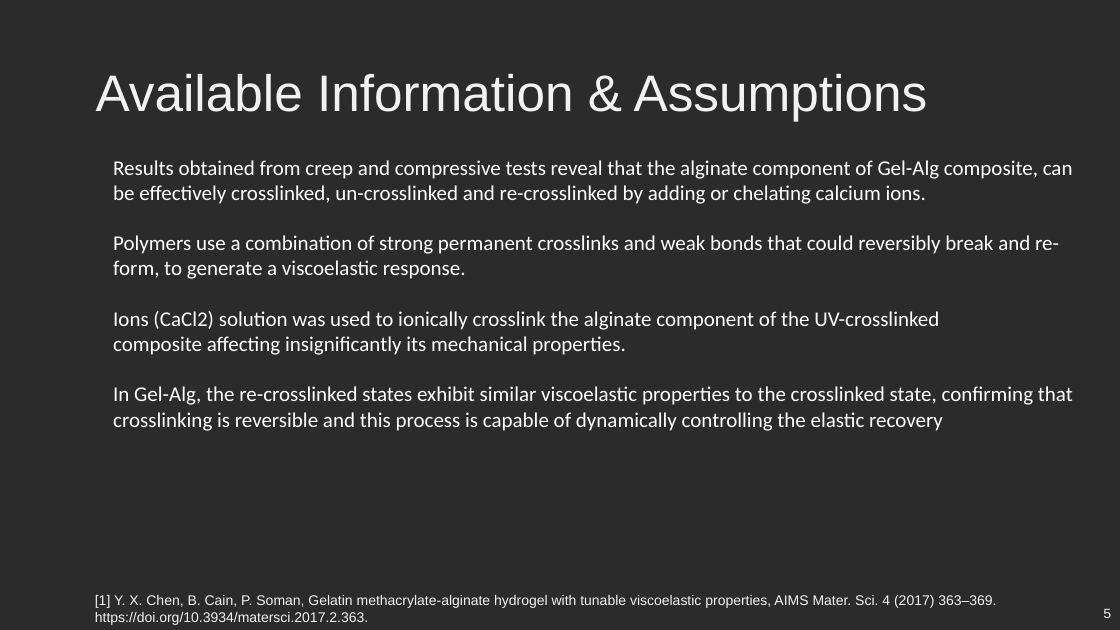
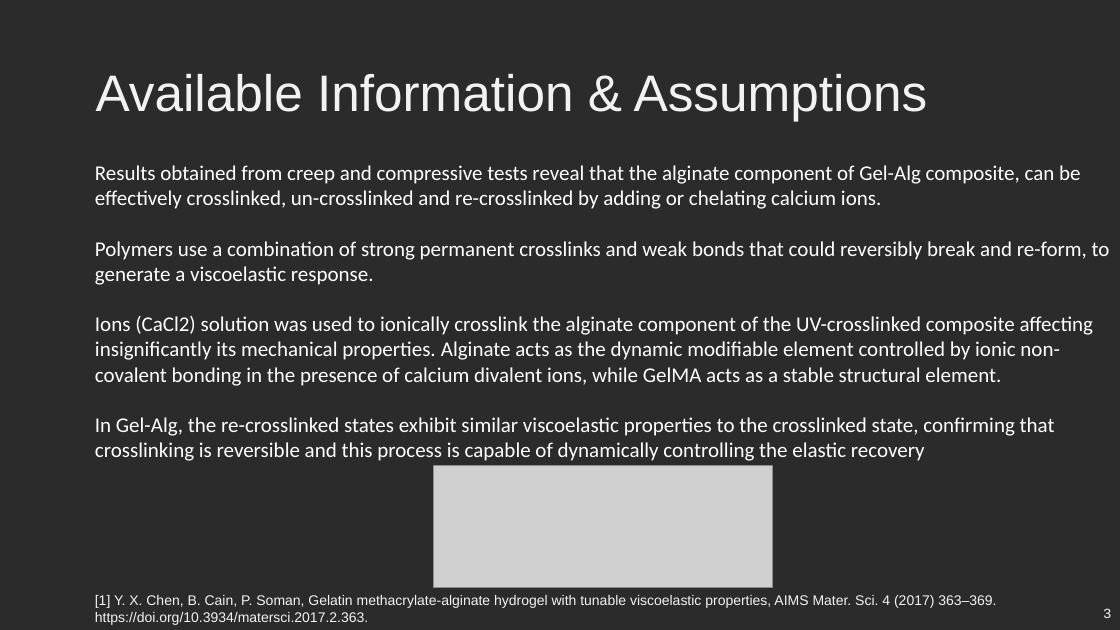
Before and after one commit to KiraSensei13/MNT_ITESM_courses, a slide deck: slide 3 of 3a.1.PlasticsAndCompositesEngineering/5_ClassActivity/2_Class Activity_06.07.2020_team2.pptx (slide 5 before the commit). Drawn at 1120x630 pixels with LibreOffice and Linux fonts; fonts in the diff are those of the drawing; grey boxes stand for pictures; background and template pictures are left out; a plain dark background stands for a picture behind light text. Boxes give left, top, right and bottom in pixels: in the first picture for what was removed or moved away, otherwise in the second. Text is boxed around its words. In the diff, an @@ line names an element or a change of style, - is before the commit and + after.

```diff
--- a/3a.1.PlasticsAndCompositesEngineering/5_ClassActivity/2_Class Activity_06.07.2020_team2.pptx
+++ b/3a.1.PlasticsAndCompositesEngineering/5_ClassActivity/2_Class Activity_06.07.2020_team2.pptx
@@ text "Results obtained from creep and ...": place and size @@
-text "Results obtained from creep and ..." at box(113, 160, 1073, 431)
+text "Results obtained from creep and ..." at box(95, 165, 1110, 461)
@@ text at box(95, 316, 1094, 386): text changed @@
-Ions (CaCl2) solution was used to ionically crosslink the alginate component of the UV-crosslinked composite affecting insignificantly its mechanical properties.
+Ions (CaCl2) solution was used to ionically crosslink the alginate component of the UV-crosslinked composite affecting insignificantly its mechanical properties. Alginate acts as the dynamic modifiable element controlled by ionic non-covalent bonding in the presence of calcium divalent ions, while GelMA acts as a stable structural element.
@@ picture added at box(434, 466, 772, 588) @@
@@ page number at box(1103, 608, 1111, 618): text changed @@
-5
+3
```
Also in this commit, not shown: 5 other slides changed, 1 slide added, 5 slides removed, 1 other file.
